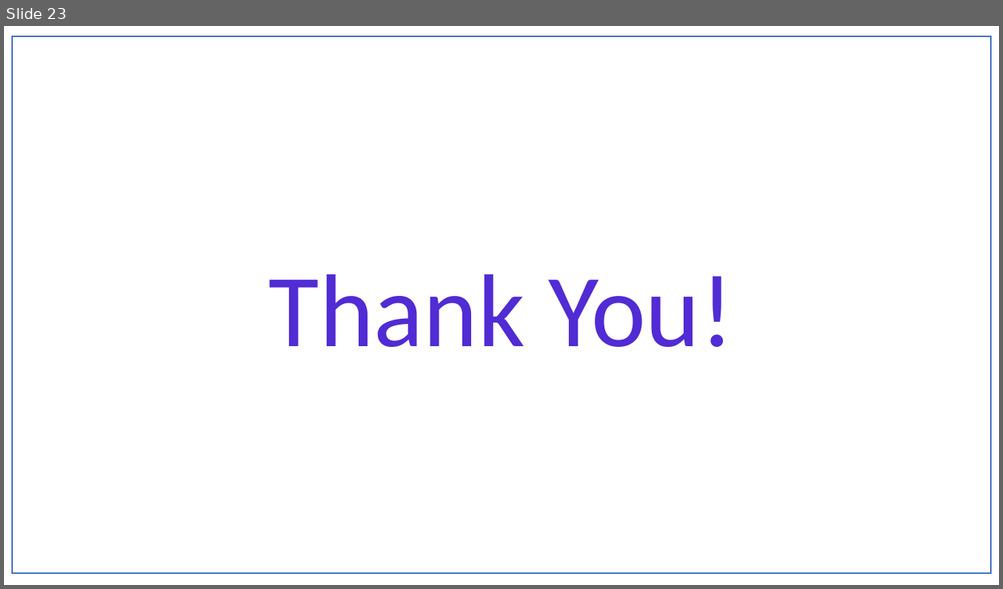
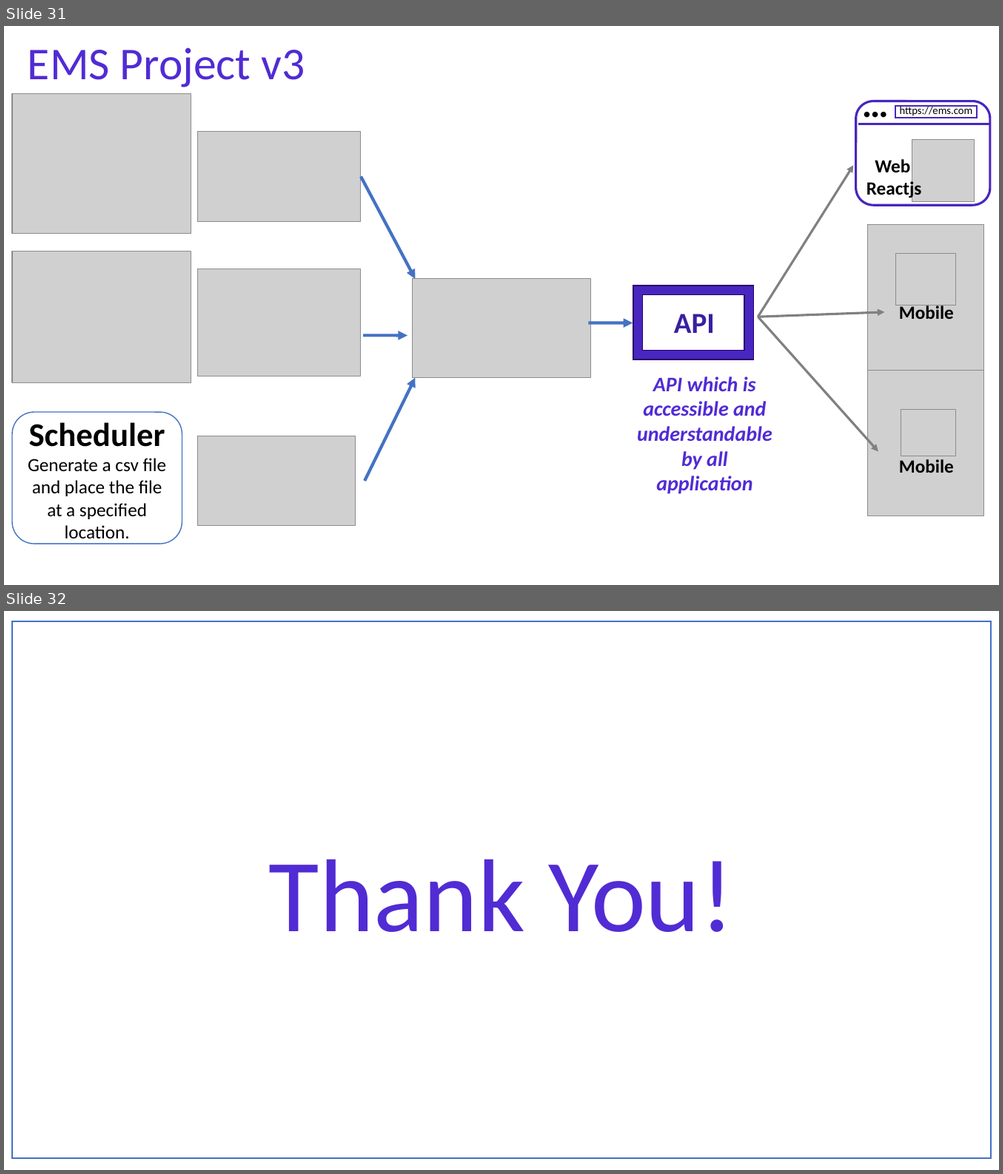
Before and after one commit to NaveenChittimalla/C-Sharp-Fundamentals, a slide deck: docs/C Sharp Programming Language - Fundaments.pptx. Shown one above the other, each under a label of ours: slide 23 before the commit, slides 31 and 32 after it. The pictures are 1003x589 and 1003x1174 pixels, drawn with LibreOffice and Linux fonts; fonts in the diff are those of the drawing; grey boxes stand for pictures. Boxes give left, top, right and bottom in pixels: in the first picture for what was removed or moved away, otherwise in the second. Text is boxed around its words. In the diff, an @@ line names an element or a change of style, - is before the commit and + after.

```diff
--- a/docs/C Sharp Programming Language - Fundaments.pptx
+++ b/docs/C Sharp Programming Language - Fundaments.pptx
@@ slide 31 added at bbox=[4, 26, 999, 585], background #FFFFFF @@
@@ text added at bbox=[28, 47, 304, 87], 44 pt, text #512BD4 @@
+EMS Project v3
@@ text added at bbox=[854, 77, 896, 130], 36 pt, text #000000, bold @@
+…
@@ picture added at bbox=[12, 94, 191, 234] @@
@@ rounded rectangle added at bbox=[856, 101, 990, 206], fill #FFFFFF, outline #4826C0 2.25 pt @@
@@ rectangle added at bbox=[895, 107, 977, 118], fill #FFFFFF, outline #4826C0 1.5 pt @@
@@ text added at bbox=[899, 105, 973, 118], 10.5 pt, text #000000 @@
+https://ems.com
@@ picture added at bbox=[197, 132, 361, 221] @@
@@ line added from (858, 124) to (990, 124), #4826C0 2.25 pt @@
@@ picture added at bbox=[912, 139, 974, 201] @@
@@ arrow added from (361, 177) to (415, 279), #4472C4 3 pt @@
@@ arrow added from (757, 317) to (853, 166), #808080 2.25 pt @@
@@ text added at bbox=[866, 159, 922, 199], 18 pt, text #000000, bold @@
+Web
+Reactjs
@@ picture added at bbox=[868, 225, 984, 372] @@
@@ picture added at bbox=[12, 251, 191, 383] @@
@@ picture added at bbox=[197, 269, 361, 376] @@
@@ picture added at bbox=[896, 254, 956, 305] @@
@@ picture added at bbox=[412, 279, 591, 378] @@
@@ frame added at bbox=[633, 286, 753, 360], fill #4826C0, outline #2A0066 1 pt @@
@@ text added at bbox=[674, 314, 714, 333], 28 pt, text #3A20A0, bold @@
+API
@@ arrow added from (757, 317) to (885, 312), #808080 2.25 pt @@
@@ text added at bbox=[899, 305, 953, 319], 18 pt, text #000000, bold @@
+Mobile
@@ arrow added from (363, 335) to (407, 335), #4472C4 3 pt @@
@@ arrow added from (588, 323) to (633, 323), #4472C4 3 pt @@
@@ arrow added from (757, 317) to (879, 452), #808080 2.25 pt @@
@@ arrow added from (364, 481) to (415, 378), #4472C4 3 pt @@
@@ text added at bbox=[637, 377, 772, 494], 20 pt, text #512BD4, bold, italic @@
+API which is accessible and understandable by all application
@@ picture added at bbox=[868, 371, 984, 517] @@
@@ rounded rectangle added at bbox=[12, 412, 182, 545], fill #FFFFFF, outline #4472C4 1 pt, 18 pt, text #000000 @@
+Scheduler
+Generate a csv file and place the file at a specified location.
@@ picture added at bbox=[900, 409, 956, 457] @@
@@ picture added at bbox=[197, 437, 356, 526] @@
@@ text added at bbox=[899, 460, 953, 473], 18 pt, text #000000, bold @@
+Mobile
@@ what was slide 23 is now slide 32 @@
```
Also in this commit, not shown: 2 slides changed, 8 other slides added, 1 other file.
